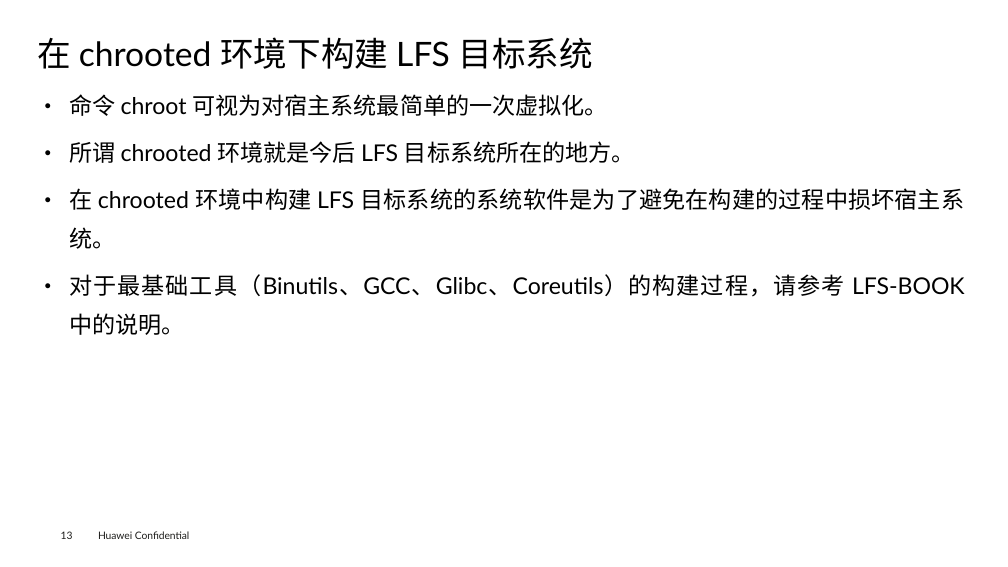
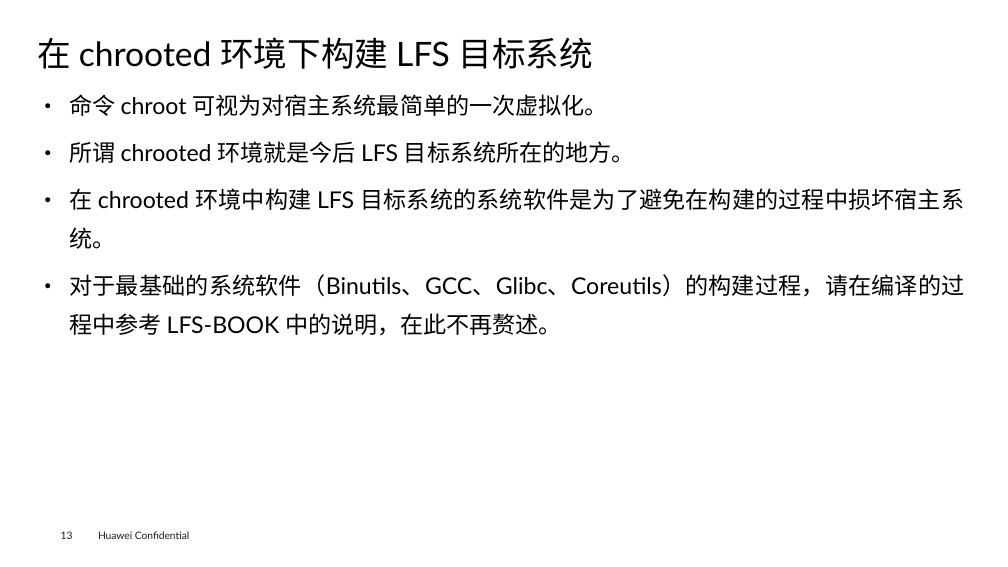
Before and after one commit to openeuler-mirror/lfs-course, a slide deck: slide 14 of lfs-7.7-systemd/documents/LFS-on-opnEuler_v1.3.pptx. Drawn at 1008x567 pixels with LibreOffice and Linux fonts; fonts in the diff are those of the drawing; background and template pictures are left out. Boxes give left, top, right and bottom in pixels: in the first picture for what was removed or moved away, otherwise in the second. Text is boxed around its words. In the diff, an @@ line names an element or a change of style, - is before the commit and + after.

```diff
--- a/lfs-7.7-systemd/documents/LFS-on-opnEuler_v1.3.pptx
+++ b/lfs-7.7-systemd/documents/LFS-on-opnEuler_v1.3.pptx
@@ text at (69,274,964,336): text changed @@
-● 对于最基础工具（Binutils、GCC、Glibc、Coreutils）的构建过程，请参考 LFS-BOOK 中的说明。
+● 对于最基础的系统软件（Binutils、GCC、Glibc、Coreutils）的构建过程，请在编译的过程中参考 LFS-BOOK 中的说明，在此不再赘述。
```
Also in this commit, not shown: 9 other slides changed, 1 other file.
